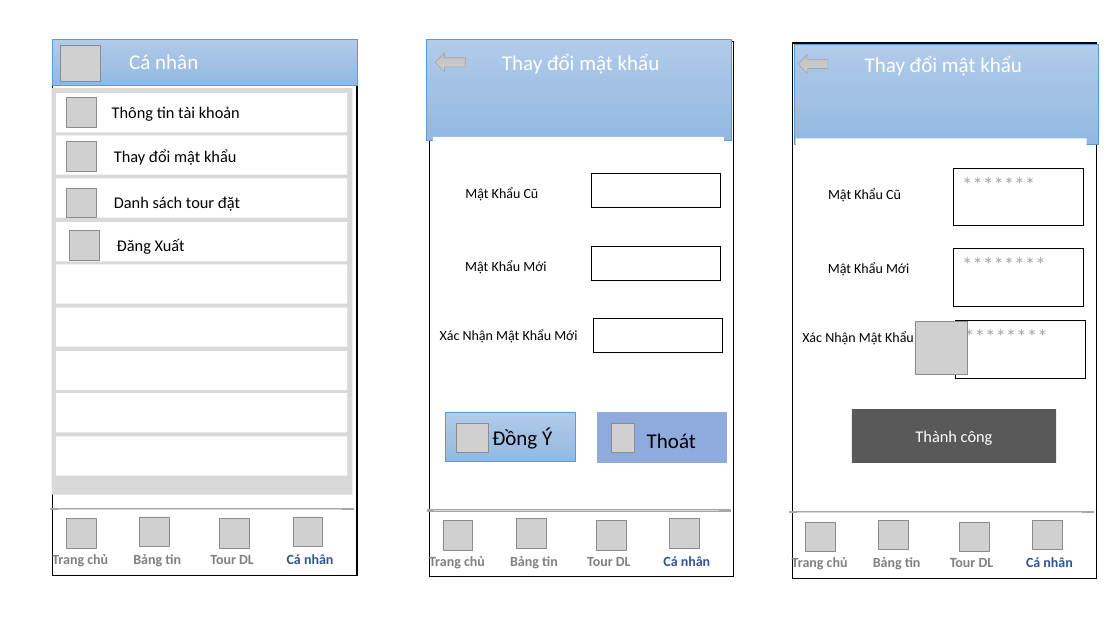
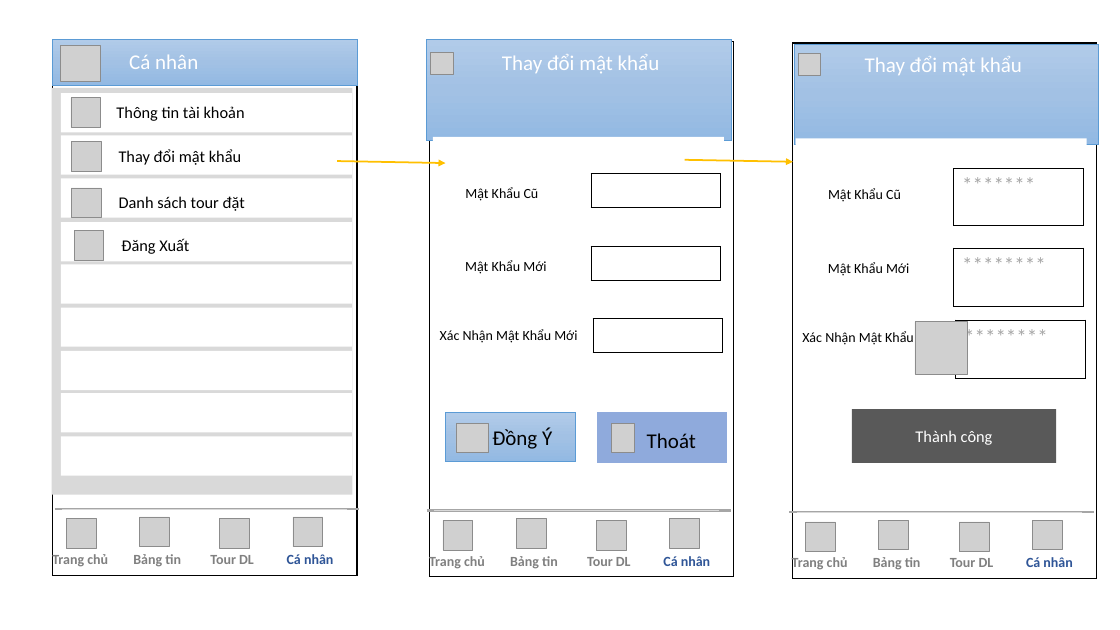
Before and after one commit to conghoangv624/Chuy-n-dd-nh-m-6, a slide deck: slide 11 of Document/CD1-Nhom6-Full.pptx. Drawn at 1120x630 pixels with LibreOffice and Linux fonts; fonts in the diff are those of the drawing; grey boxes stand for pictures. Boxes give left, top, right and bottom in pixels: in the first picture for what was removed or moved away, otherwise in the second. Text is boxed around its words. In the diff, an @@ line names an element or a change of style, - is before the commit and + after.

```diff
--- a/Document/CD1-Nhom6-Full.pptx
+++ b/Document/CD1-Nhom6-Full.pptx
@@ picture added at (x1=431, y1=52, x2=454, y2=75) @@
@@ right arrow removed at (x1=435, y1=53, x2=465, y2=71) @@
@@ right arrow removed at (x1=798, y1=55, x2=828, y2=73) @@
@@ picture added at (x1=798, y1=54, x2=821, y2=76) @@
@@ arrow added from (337, 161) to (445, 163), #FFC000 1.5 pt @@
@@ arrow added from (685, 160) to (793, 162), #FFC000 1.5 pt @@
@@ 9 rectangles, 4 pictures, 4 texts moved together from (x1=56, y1=93, x2=347, y2=476) to (x1=61, y1=93, x2=352, y2=476) @@
```
Also in this commit, not shown: 15 other slides changed, 4 slides added, 3 slides removed.
